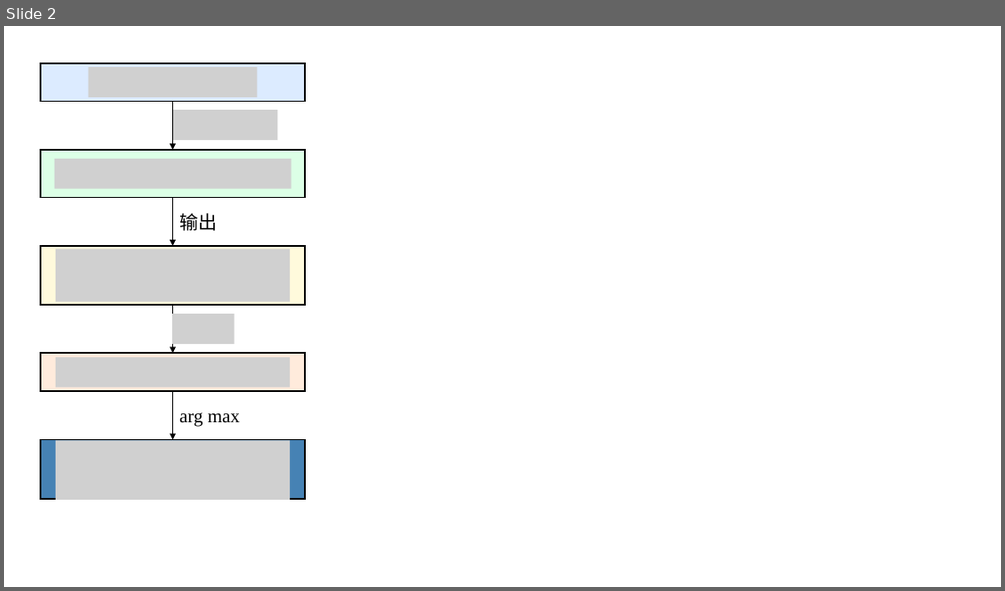
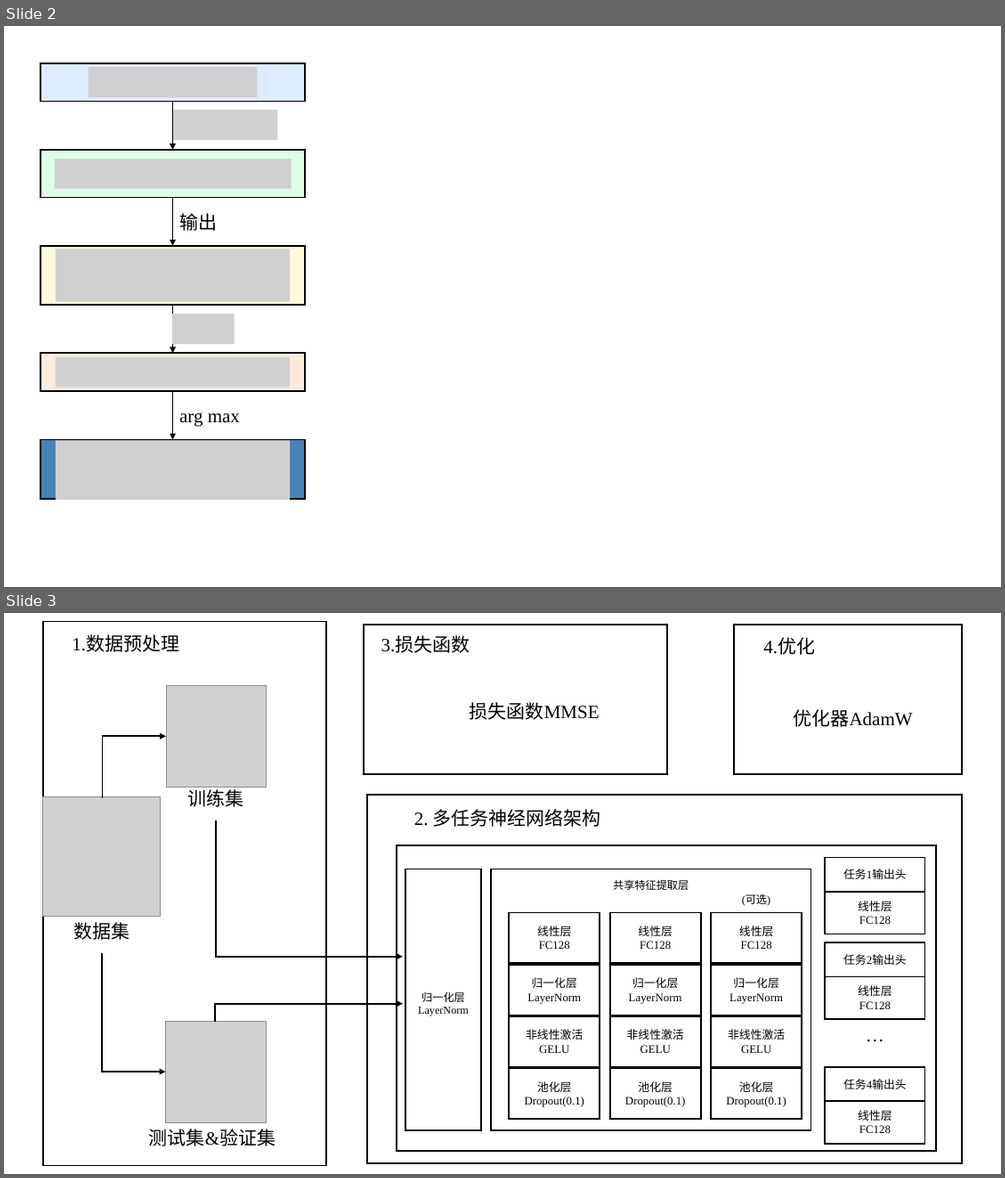
Before and after one commit to Aworrier/zzzwl-big_paper, a slide deck: PPT画图.pptx. Shown one above the other, each under a label of ours: slide 2 before the commit, slides 2 and 3 after it. The pictures are 1005x591 and 1005x1178 pixels, drawn with LibreOffice and Linux fonts; fonts in the diff are those of the drawing; grey boxes stand for pictures. Boxes give left, top, right and bottom in pixels: in the first picture for what was removed or moved away, otherwise in the second. Text is boxed around its words. In the diff, an @@ line names an element or a change of style, - is before the commit and + after.

```diff
--- a/PPT画图.pptx
+++ b/PPT画图.pptx
@@ slide 3 added at [4, 613, 1001, 1174], background #FFFFFF @@
@@ group added at [43, 621, 962, 1165]: 25 rectangles, 13 texts, 4 elbow arrows, 3 pictures @@
+数据集
+训练集
+测试集&验证集
+1.数据预处理
+损失函数MMSE
+3.损失函数
+优化器AdamW
+4.优化
+2. 多任务神经网络架构
+归一化层
+LayerNorm
+任务1输出头
+线性层
+FC128
+任务2输出头
+线性层
+FC128
+任务4输出头
+线性层
+FC128
+…
+共享特征提取层
+线性层
+FC128
+归一化层
+LayerNorm
+非线性激活
+GELU
+池化层
+Dropout(0.1)
+线性层
+FC128
+归一化层
+LayerNorm
+非线性激活
+GELU
+池化层
+Dropout(0.1)
+线性层
+FC128
+归一化层
+LayerNorm
+非线性激活
+GELU
+池化层
+Dropout(0.1)
+(可选)
```
Also in this commit, not shown: 22 other files.
